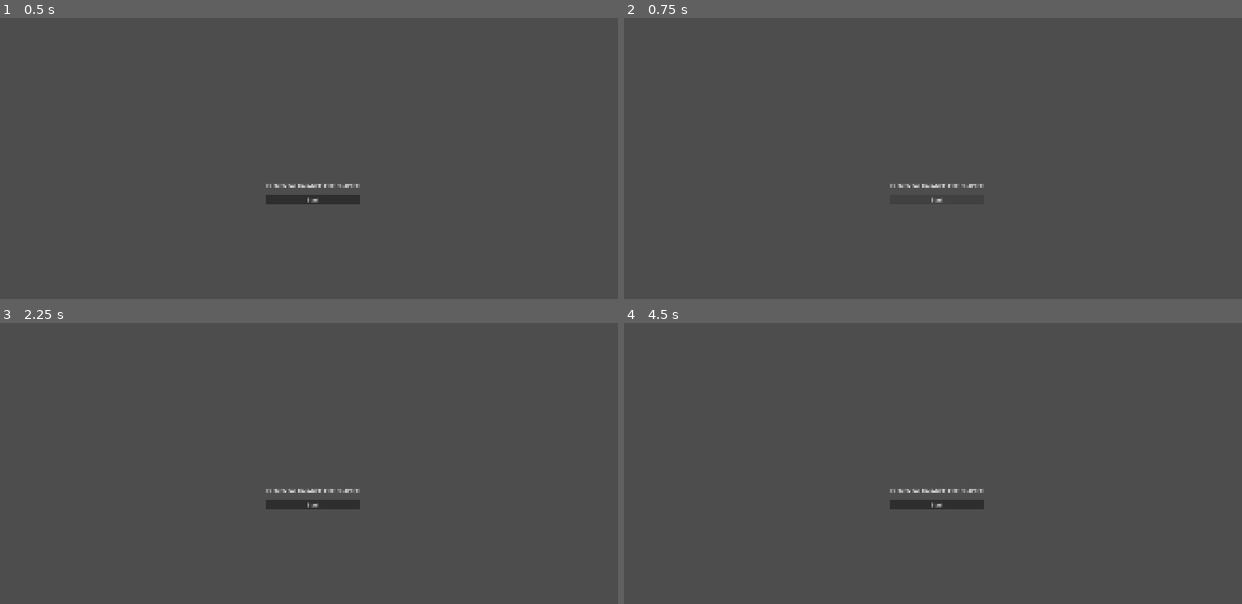
Above: before the commit, frames 1-4 (two rows, left to right).
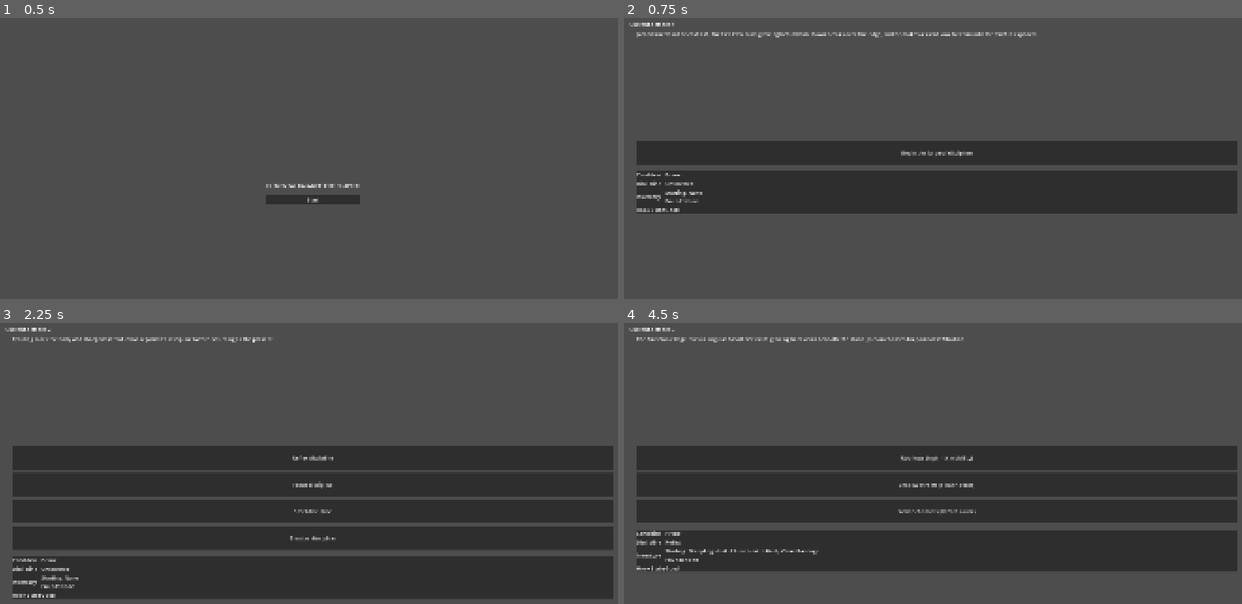
Above: after the commit, the same moments.

Repository: GamerJoe85/Jordan-Ninja-Choose-Your-Own-Adventure
Game: Godot game, scene res://scenes/TitleMenu.tscn
The game is run twice, just before and just after one commit, with the same random seed, the same clock (stepped at 60 frames per second) and the same inputs.
Inputs (mouse positions are in pixels of both pictures, inside the frame that each line leads up to):
- Up to frame 1 (0.5 s): no input
- Up to frame 2 (0.75 s): click "Start" at 0.5 s
- Up to frame 3 (2.25 s): click (315, 505) at 1.25 s, where only the run before the commit has a clickable "Start"; click (315, 457) at 2 s, where only the run after the commit has a clickable "Begin the forge of discipline"
- Up to frame 4 (4.5 s): click (939, 457) at 2.75 s, where only the run after the commit has a clickable "Reflex discipline"; click (939, 505) at 3.5 s, where only the run before the commit has a clickable "Start"; click (939, 457) at 4.25 s, where only the run after the commit has a clickable "Continue to infiltration"

Frame 1 is identical in both runs. In frame 2, 23% of the frame differs, in the area x 0-100%, y 1-70%; in frame 3, 46%, in the area x 0-100%, y 1-98%; in frame 4, 38%.

Commit message:
Fix TitleMenu Start button wiring and scene-change error handling

Diff:
--- a/scenes/TitleMenu.tscn
+++ b/scenes/TitleMenu.tscn
@@ -28,7 +28,6 @@
 text = "ELEMENTAL BALANCE: FIRE CHAPTER"
 
 [node name="Start" type="Button" parent="CenterContainer/VBox"]
+unique_name_in_owner = true
 layout_mode = 2
 text = "Start"
-
-[connection signal="pressed" from="Start" to="." method="_on_start_pressed"]
--- a/scripts/controllers/title_menu.gd
+++ b/scripts/controllers/title_menu.gd
@@ -1,4 +1,12 @@
 extends Control
 
+@onready var start_button: Button = %Start
+
+func _ready() -> void:
+	if not start_button.pressed.is_connected(_on_start_pressed):
+		start_button.pressed.connect(_on_start_pressed)
+
 func _on_start_pressed() -> void:
-	get_tree().change_scene_to_file("res://scenes/Main.tscn")
+	var error_code: int = get_tree().change_scene_to_file("res://scenes/Main.tscn")
+	if error_code != OK:
+		push_error("Failed to load Main.tscn. Error code: %d" % error_code)
